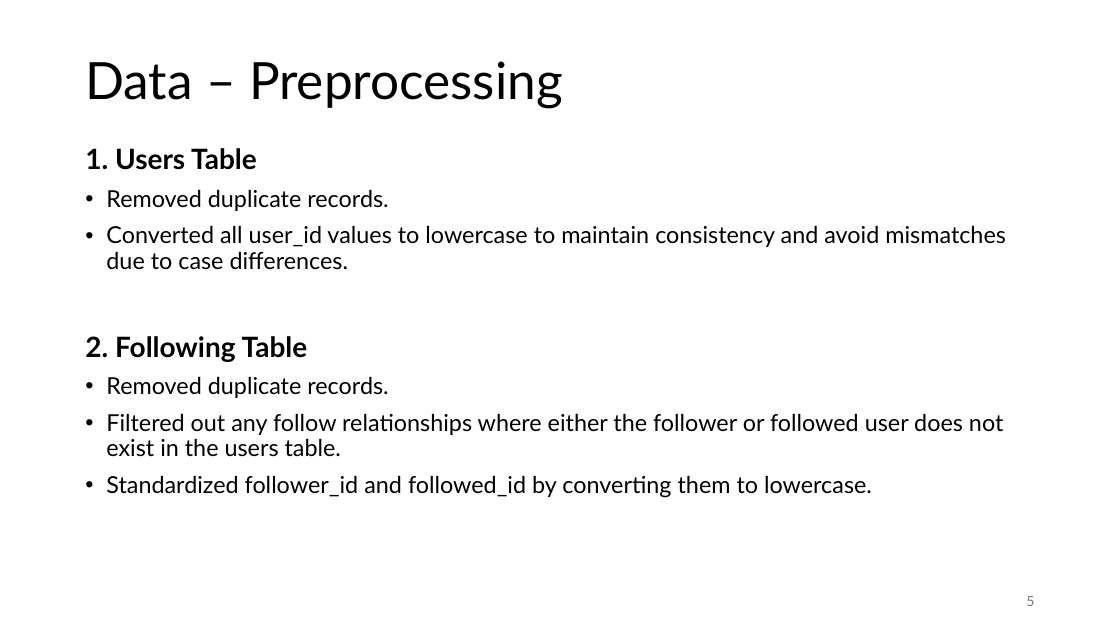
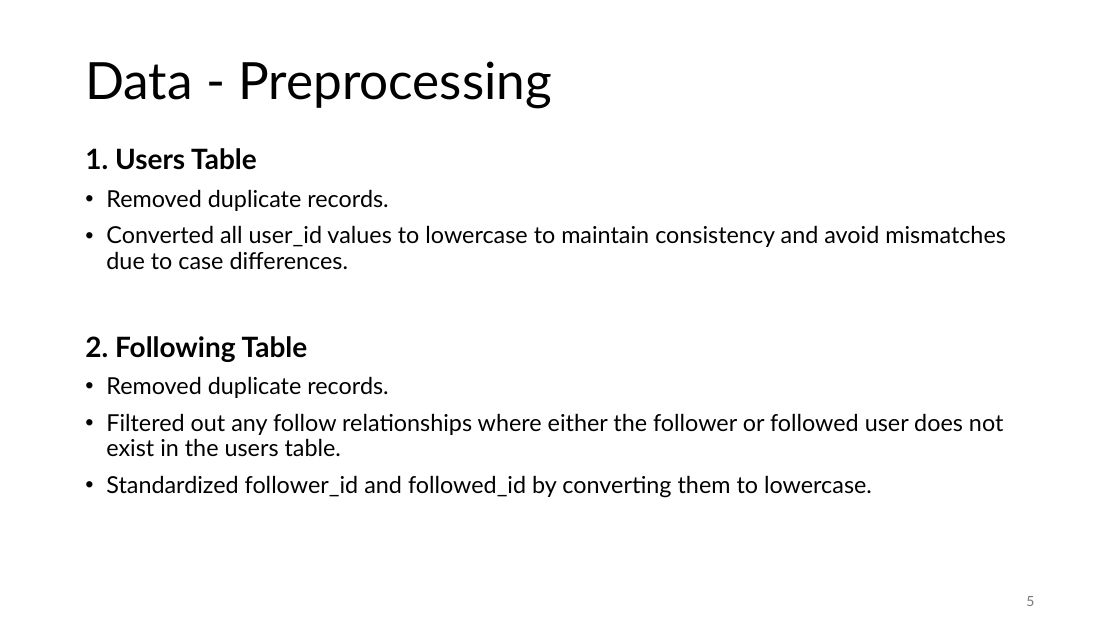
Before and after one commit to jonas-blum/data-mining-1, a slide deck: slide 5 of project/project-presentation-group51.pptx. Drawn at 1120x630 pixels with LibreOffice and Linux fonts; fonts in the diff are those of the drawing. Boxes give left, top, right and bottom in pixels: in the first picture for what was removed or moved away, otherwise in the second. Text is boxed around its words. In the diff, an @@ line names an element or a change of style, - is before the commit and + after.

```diff
--- a/project/project-presentation-group51.pptx
+++ b/project/project-presentation-group51.pptx
@@ title at (x1=85, y1=61, x2=552, y2=109): text changed @@
-Data – Preprocessing
+Data - Preprocessing
```
Also in this commit, not shown: 11 other slides changed, 3 slides removed, 6 other files.
